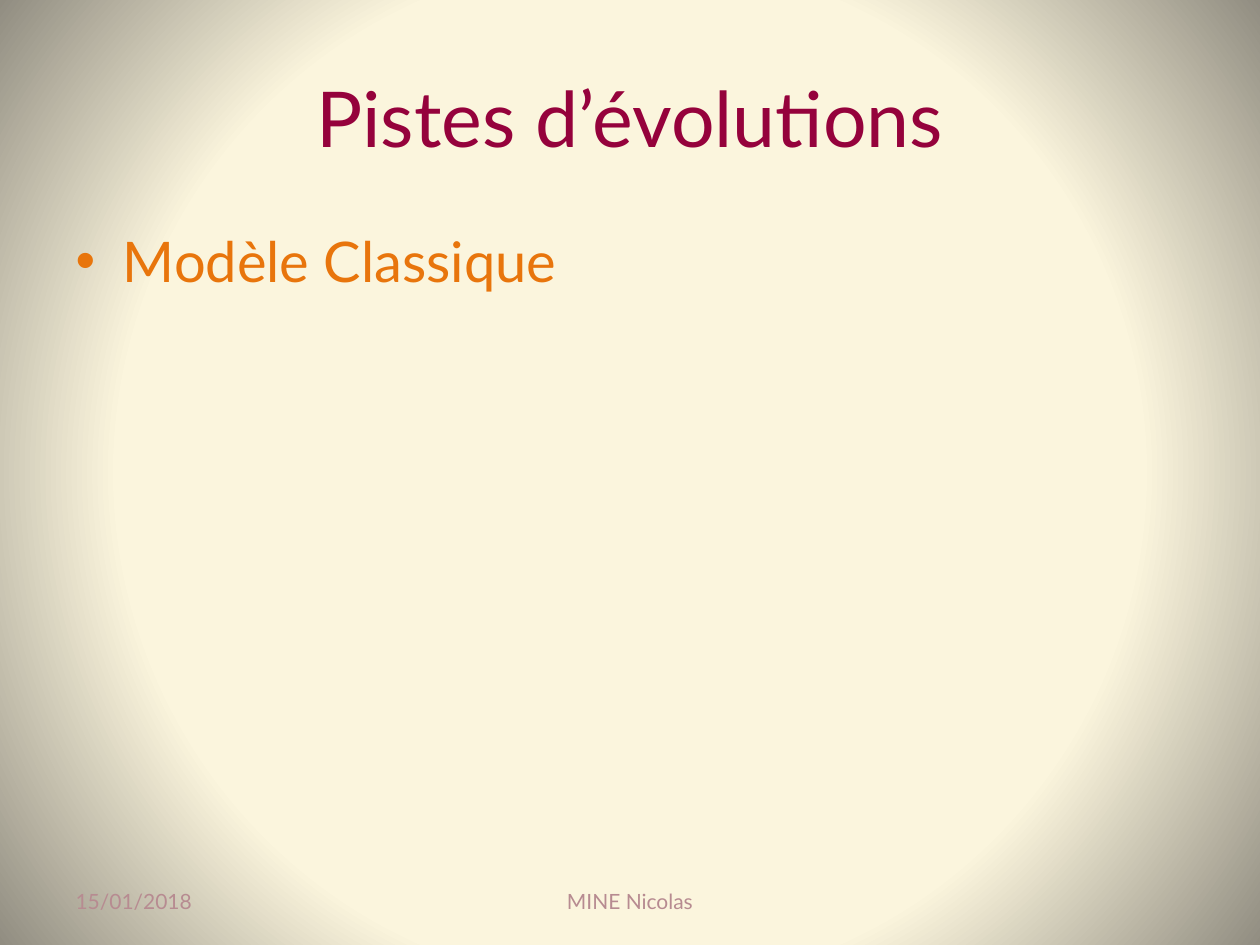
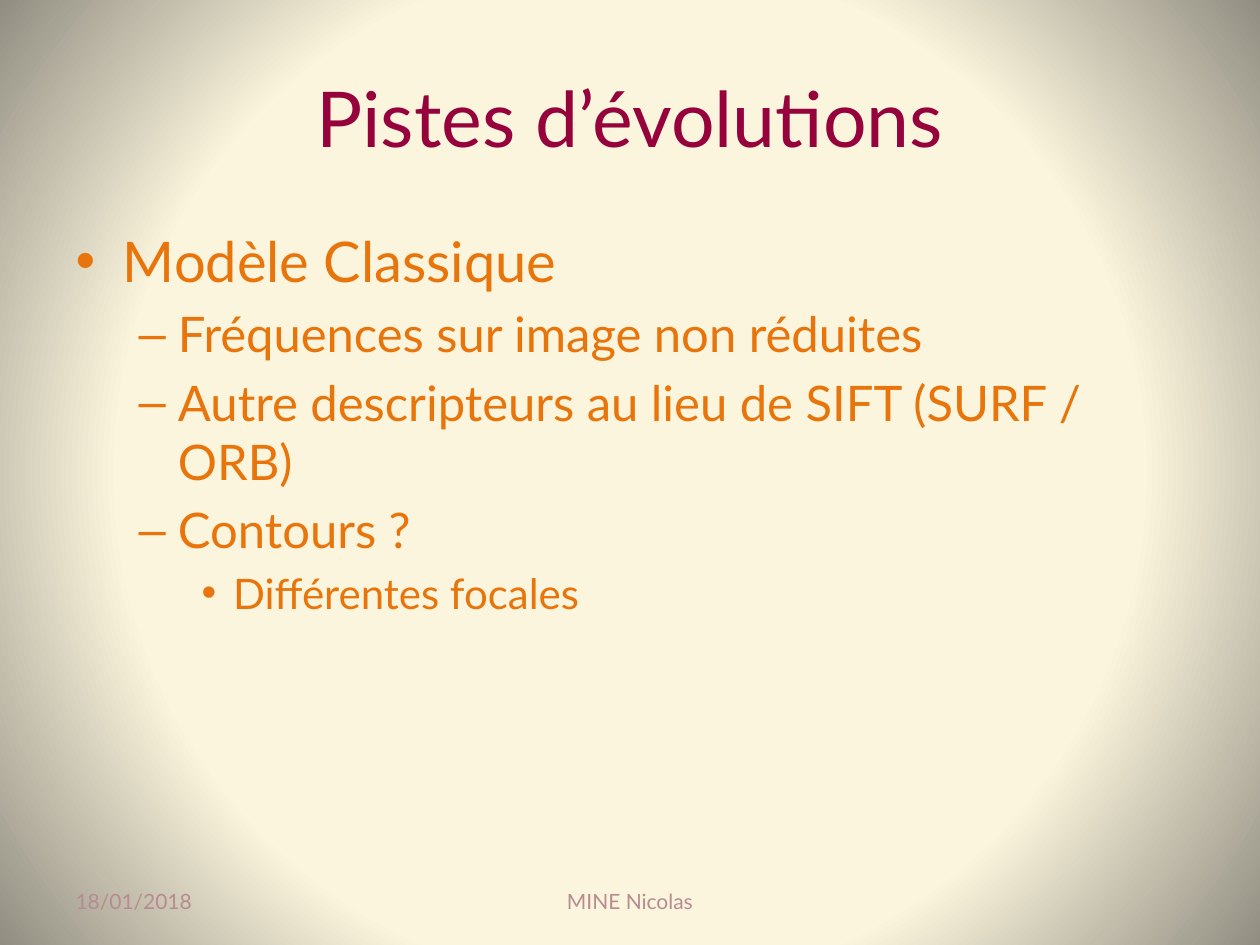
Before and after one commit to Coni63/OC_DS, a slide deck: slide 27 of P7/Presentation_p7.pptx (slide 25 before the commit). Drawn at 1260x945 pixels with LibreOffice and Linux fonts; fonts in the diff are those of the drawing. Boxes give left, top, right and bottom in pixels: in the first picture for what was removed or moved away, otherwise in the second. Text is boxed around its words. In the diff, an @@ line names an element or a change of style, - is before the commit and + after.

```diff
--- a/P7/Presentation_p7.pptx
+++ b/P7/Presentation_p7.pptx
@@ text at box(178, 316, 1047, 610): paragraphs added @@
+  – Fréquences sur image non réduites
+  – Autre descripteurs au lieu de SIFT (SURF / ORB)
+  – Contours ?
+    • Différentes focales
@@ text at box(76, 894, 192, 909): text changed @@
-15/01/2018
+18/01/2018
```
Also in this commit, not shown: 29 other slides changed, 2 slides added, 6 other files.
